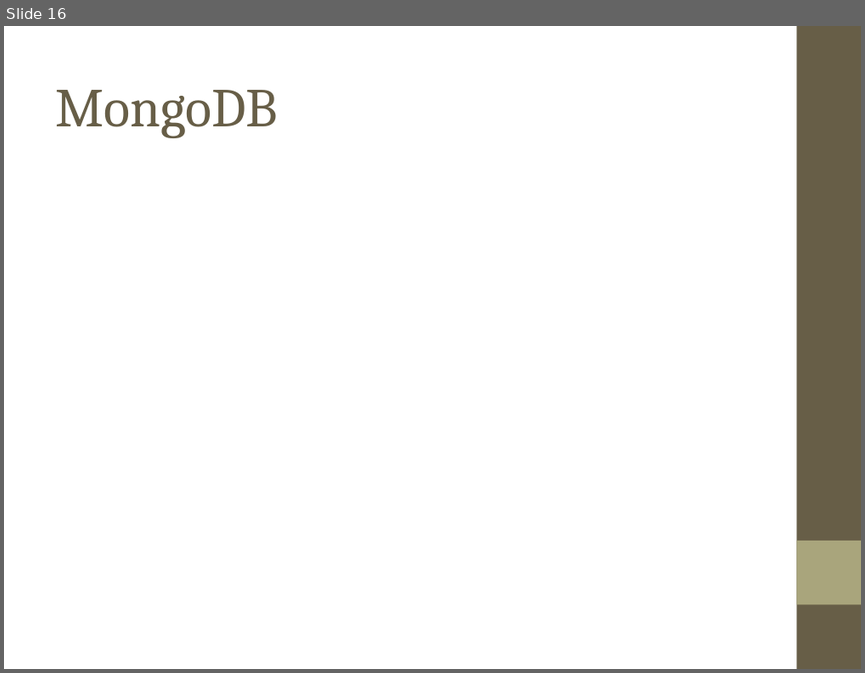
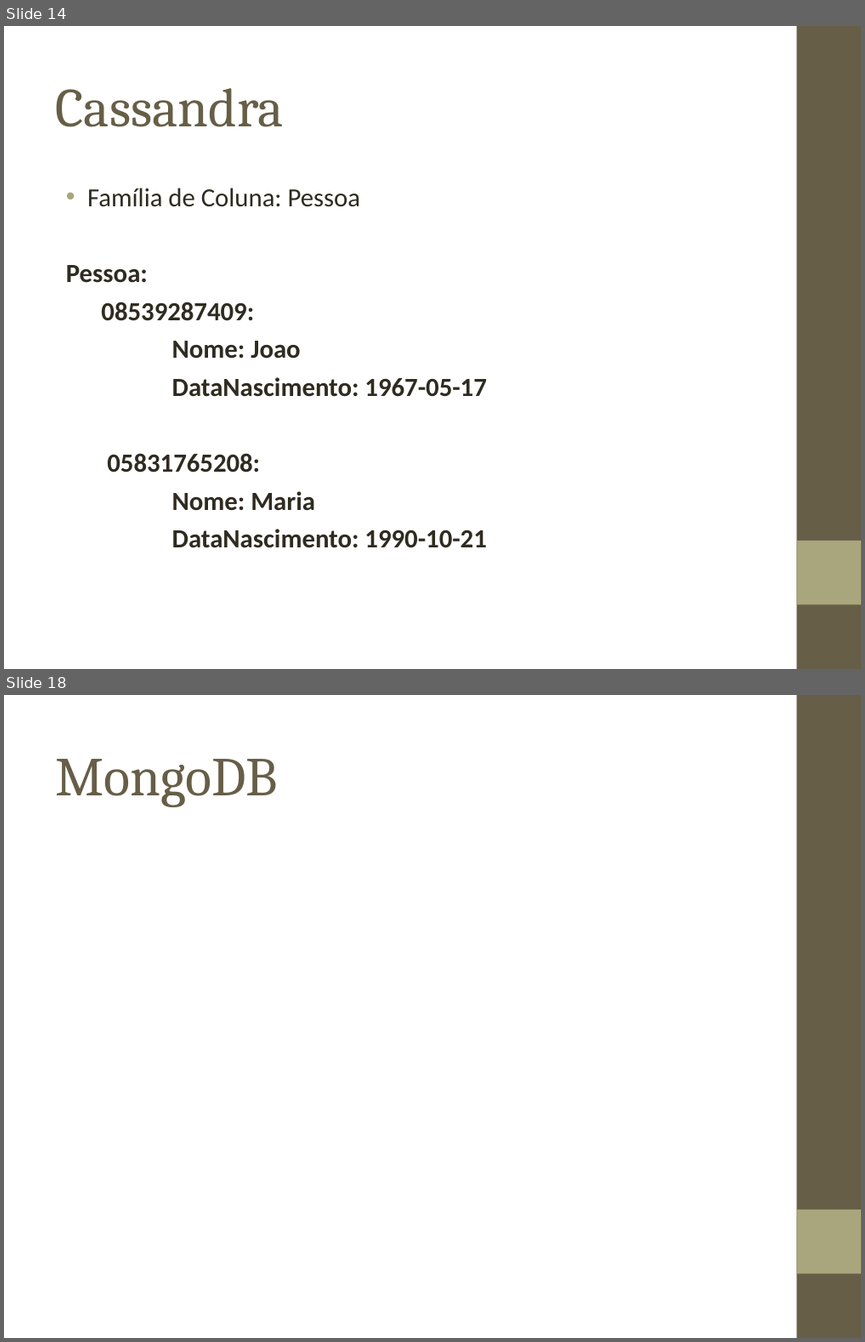
Before and after one commit to biacpaixao/Projeto_Final, a slide deck: apresentacao_projeto_final.ppt. Shown one above the other, each under a label of ours: slide 16 before the commit, slides 14 and 18 after it; the slides between them are not shown. The pictures are 865x673 and 865x1342 pixels, drawn with LibreOffice and Linux fonts; fonts in the diff are those of the drawing; background and template pictures are left out. Boxes give left, top, right and bottom in pixels: in the first picture for what was removed or moved away, otherwise in the second. Text is boxed around its words. In the diff, an @@ line names an element or a change of style, - is before the commit and + after.

Commit message:
apresentacao cassandra

```diff
--- a/apresentacao_projeto_final.ppt
+++ b/apresentacao_projeto_final.ppt
@@ slide 14 added at [4, 26, 861, 669], background picture (left out); not listed: 2 template elements that a slide beside it also shows @@
@@ title added at [55, 88, 283, 127], 46 pt, text #675E47 @@
+Cassandra
@@ text added at [66, 188, 486, 548], 22 pt, text #2F2B20, bold @@
+• Família de Coluna: Pessoa
+Pessoa:
+08539287409:
+Nome: Joao
+DataNascimento: 1967-05-17
+05831765208:
+Nome: Maria
+DataNascimento: 1990-10-21
@@ what was slide 16 is now slide 18 @@
```
Also in this commit, not shown: 3 slides changed, 1 other slide added.
